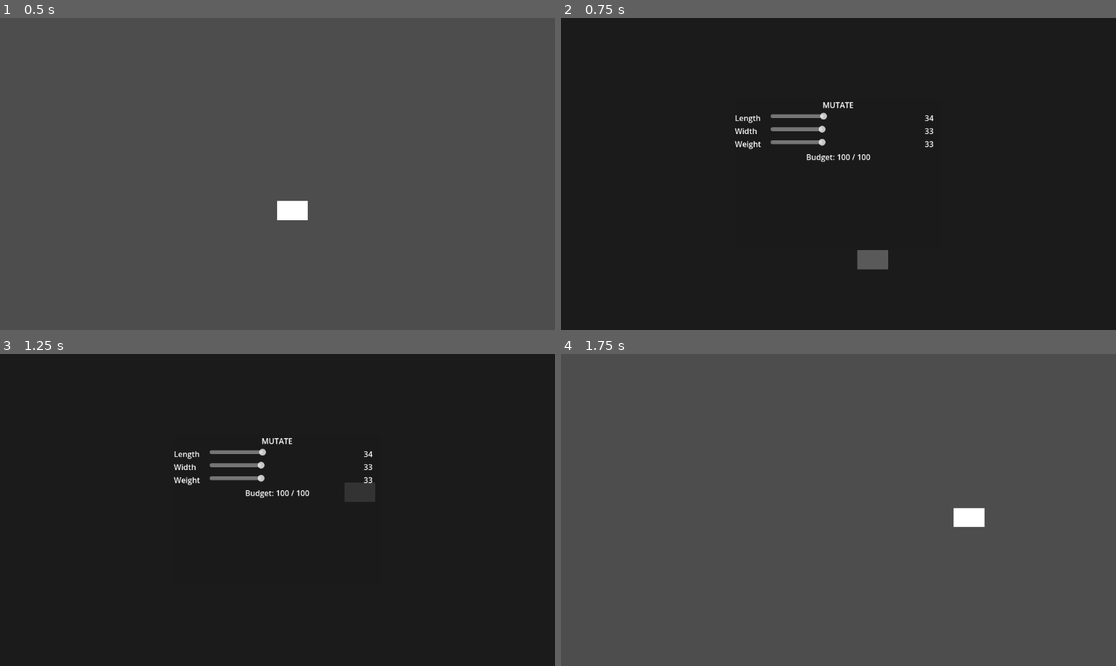
Above: before the commit, frames 1-4 (two rows, left to right).
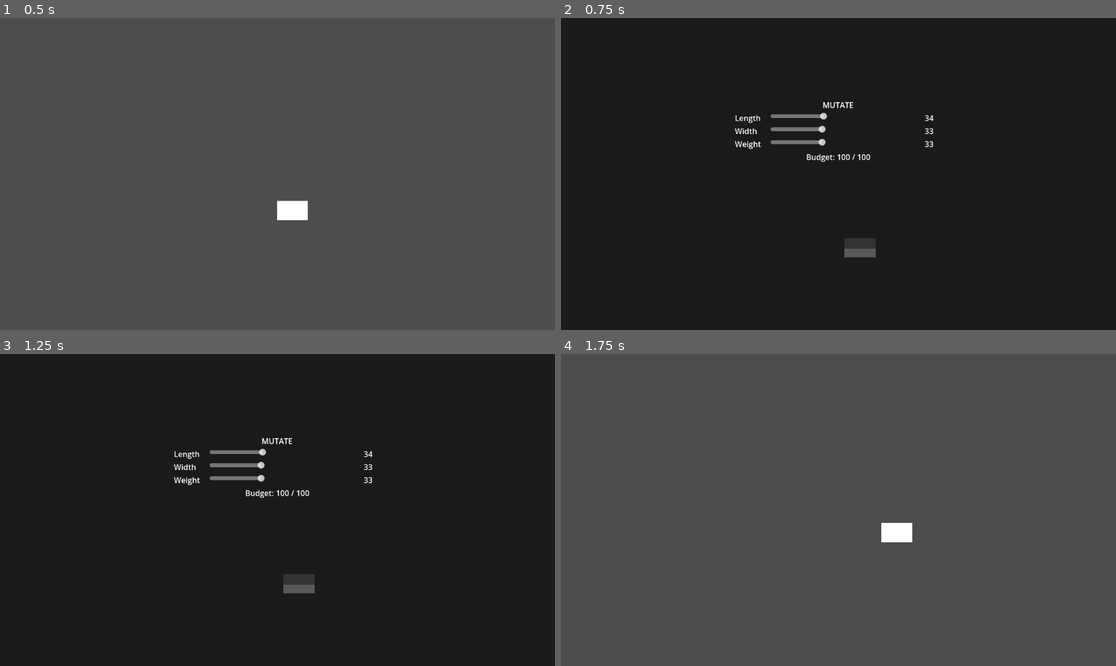
Above: after the commit, the same moments.

Repository: escpad/mutaturtle
Game: Godot game, scene res://main.tscn
Two runs of this game, one before a commit and one after it. Both use one fixed random seed, a clock stepped at 60 frames per second and the inputs below.
Inputs:
- Up to frame 1 (0.5 s): no input
- Up to frame 2 (0.75 s): tap Enter (ui_accept) at 0.5 s; hold Right (ui_right) from 0.53 s (still down); tap E at 0.6 s
- Up to frame 3 (1.25 s): keep holding Right (ui_right); tap Enter (ui_accept) at 0.77 s
- Up to frame 4 (1.75 s): keep holding Right (ui_right); tap E at 1.35 s; tap Enter (ui_accept) at 1.52 s

Frame 1 is identical in both runs. In frame 2, 0.5% of the frame differs, in the area x 51-59%, y 70-81%; in frame 3, 0.7%; in frame 4, 0.7%, in the area x 57-77%, y 49-61%.

Commit message:
added: game freeze on mutate menu

Diff:
--- a/main.tscn
+++ b/main.tscn
@@ -19,4 +19,4 @@
 position = Vector2(607, 532)
 shape = SubResource("RectangleShape2D_ig7tw")
 
-[node name="MutateMenuLayer" parent="." instance=ExtResource("3_menu")]
+[node name="MutateMenuLayer" parent="." unique_id=120141829 instance=ExtResource("3_menu")]
--- a/scenes/turtle.gd
+++ b/scenes/turtle.gd
@@ -16,6 +16,7 @@
 @onready var _colorect : ColorRect        = $ColorRect
 
 func _ready() -> void:
+	process_mode = Node.PROCESS_MODE_PAUSABLE
 	_update_shape()
 
 func apply_mutation(l: float, w: float, wt: float) -> void:
--- a/scripts/mutate_menu.gd
+++ b/scripts/mutate_menu.gd
@@ -13,7 +13,6 @@
 var _updating := false
 
 func _ready() -> void:
-	# Set initial values (must happen before connecting signals)
 	length_slider.value = 34.0
 	width_slider.value  = 33.0
 	weight_slider.value = 33.0
Not shown: 1 places in main.tscn that only renumber resources
